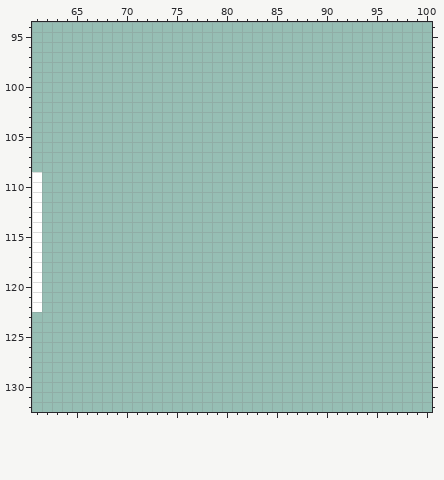
Edited in one commit: pixel-art file (Annimations/projet aseprite/Basic.aseprite). The first picture shows the starting point.
128x160 pixels, 1 frame. Colours within 5 levels of each other are drawn and written as one. Shown: x 61..100, y 94..132.
The same view after the edit:
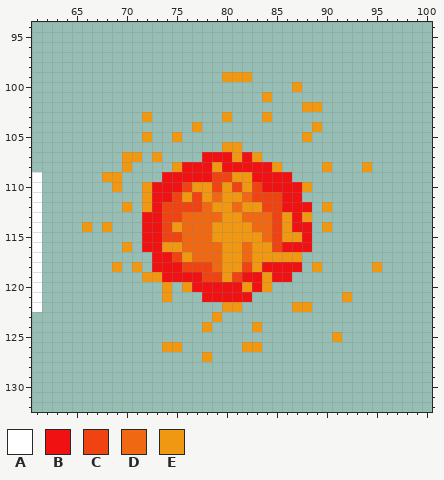
Palette (. is transparent): A #ffffff  B #f01212  C #f04312  D #f06812  E #f09812
Edits made:
layer "Fire #2" added
--- layer "Fire #2"
@@ x 61..100 @@
  98 ........................................
- 99 ........................................
-100 ........................................
-101 ........................................
-102 ........................................
-103 ........................................
-104 ........................................
-105 ........................................
-106 ........................................
-107 ........................................
-108 ........................................
-109 A.......................................
-110 A.......................................
-111 A.......................................
-112 A.......................................
-113 A.......................................
-114 A.......................................
-115 A.......................................
-116 A.......................................
-117 A.......................................
-118 A.......................................
-119 A.......................................
-120 A.......................................
-121 A.......................................
-122 A.......................................
-123 ........................................
-124 ........................................
-125 ........................................
-126 ........................................
-127 ........................................
+ 99 ...................EEE..................
+100 ..........................E.............
+101 .......................E................
+102 ...........................EE...........
+103 ...........E.......E...E................
+104 ................E...........E...........
+105 ...........E..E............E............
+106 ...................EE...................
+107 .........EE.E....BBBEBE.................
+108 .........E....EBBBEBBBBBE....E...E......
+109 A......EE....BBBBBCCEEBBBB..............
+110 A.......E..EBBBCEECECECBBBBE............
+111 A..........EBBCECEDEEDCCCBB.............
+112 A........E.EBCCCCDEEDEECCBBB.E..........
+113 A..........BBCCDDDDEEDDDCEBE............
+114 A....E.E...BBCEDDDEEEEDDCEBB.E..........
+115 A..........BBCCDDDEEEEEDCEEB............
+116 A........E.BBEEDDDDEEDEECBBB............
+117 A...........BBCEDDDEEDEEEEE.............
+118 A.......E.E.BBBCCCDEECEBBBB.E.....E.....
+119 A..........EEBBBBCCECBBEBB..............
+120 A............E.EBBBBBEBE................
+121 A............E...BBBBB.........E........
+122 A..................EE.....EE............
+123 ..................E.....................
+124 .................E....E.................
+125 ..............................E.........
+126 .............EE......EE.................
+127 .................E......................
 128 ........................................
